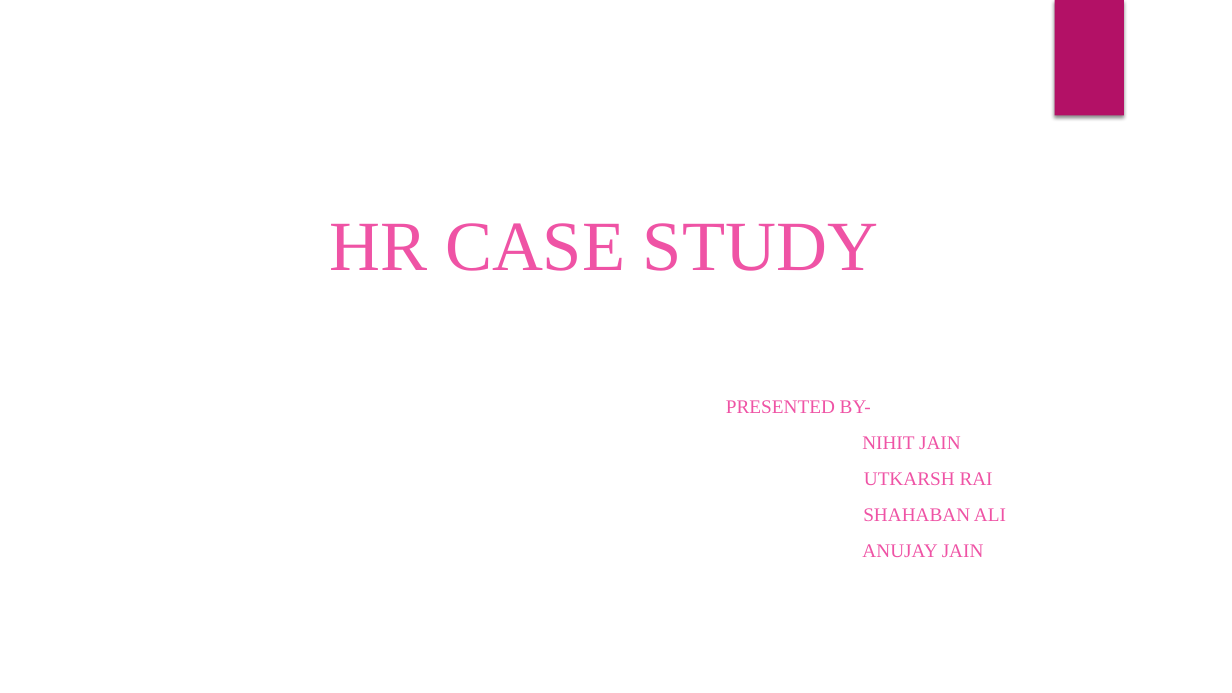
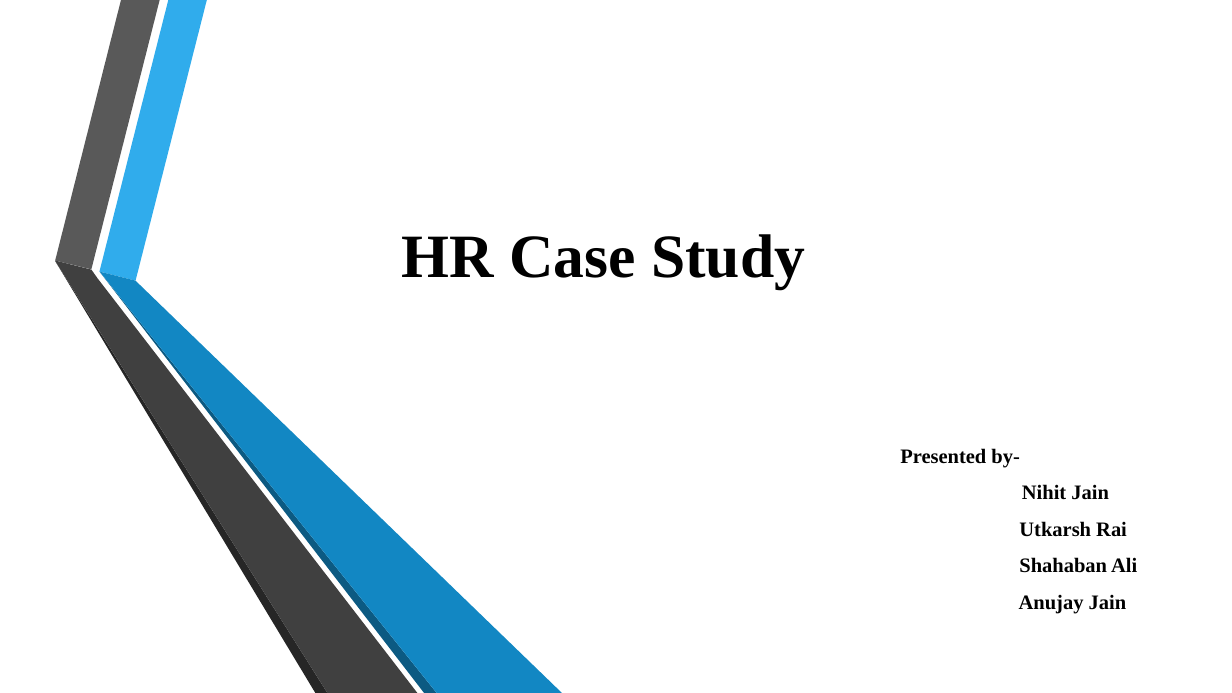
Before and after one commit to nihitjain11/IBM_MiniProject-II, a slide deck: slide 1 of Presentation1.pptx. Drawn at 1232x693 pixels with LibreOffice and Linux fonts; fonts in the diff are those of the drawing; background and template pictures are left out. Boxes give left, top, right and bottom in pixels: in the first picture for what was removed or moved away, otherwise in the second. Text is boxed around its words. In the diff, an @@ line names an element or a change of style, - is before the commit and + after.

```diff
--- a/Presentation1.pptx
+++ b/Presentation1.pptx
@@ rectangle removed at [1055, 0, 1124, 116] @@
@@ subtitle at [402, 234, 1137, 614]: text changed; size 15 to 16 pt; text colour #EF53A5 to #000000; bold on @@
-HR CASE STUDY
-PRESENTED BY-
-NIHIT JAIN
-UTKARSH RAI
-SHAHABAN ALI
-ANUJAY JAIN
+HR Case Study
+Presented by-
+Nihit Jain
+Utkarsh Rai
+Shahaban Ali
+Anujay Jain
@@ group added at [55, 0, 563, 693]: 6 freeform shapes @@
```
Also in this commit, not shown: 12 other slides changed, 7 slides added, 3 slides removed.
